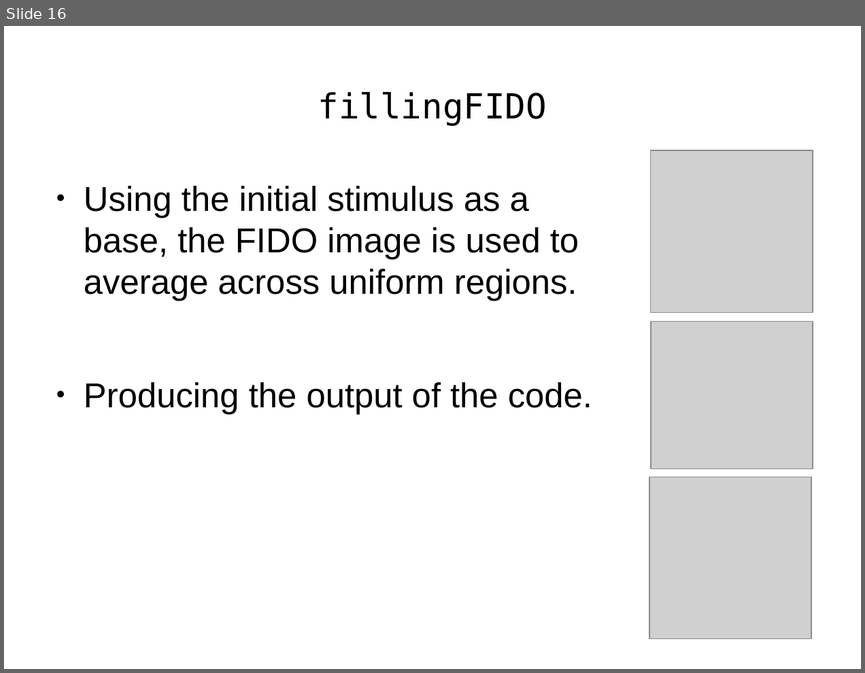
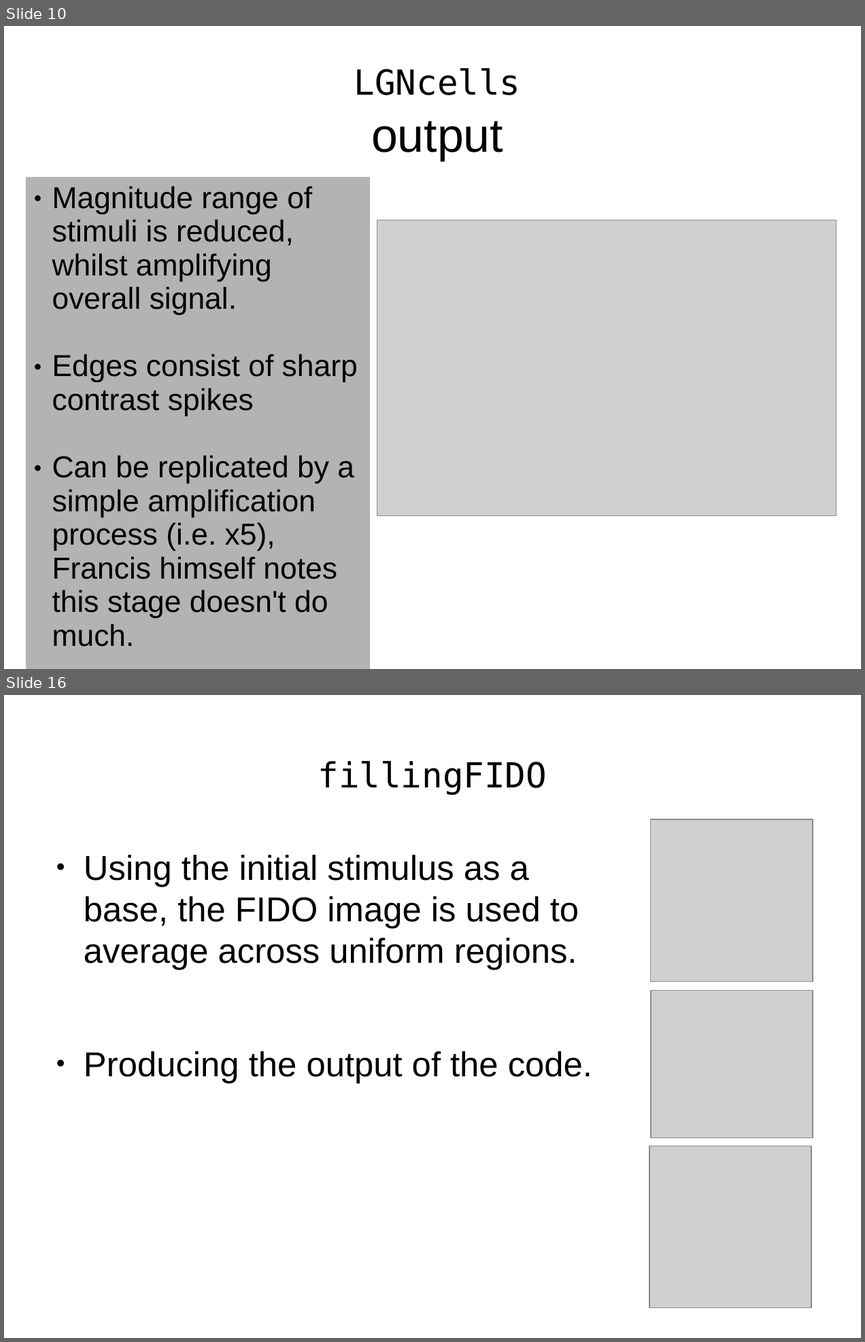
Before and after one commit to TUBvision/contAdapt_francis, a slide deck: Presentation_of_Model.odp. Shown one above the other, each under a label of ours: slide 16 before the commit, slides 10 and 16 after it; the slides between them are not shown. The pictures are 865x673 and 865x1342 pixels, drawn with LibreOffice and Linux fonts; fonts in the diff are those of the drawing; grey boxes stand for pictures. Boxes give left, top, right and bottom in pixels: in the first picture for what was removed or moved away, otherwise in the second. Text is boxed around its words. In the diff, an @@ line names an element or a change of style, - is before the commit and + after.

Commit message:
Change 2D views in slide show to Crosses Stimuli

```diff
--- a/Presentation_of_Model.odp
+++ b/Presentation_of_Model.odp
@@ slide 10 added at (4, 26, 861, 669), background #FFFFFF @@
@@ title added at (354, 68, 521, 161), 32 pt, text #000000 @@
+LGNcells output
@@ table added at (26, 177, 369, 656), 1 rows, 1 columns @@
+Magnitude range of stimuli is reduced, whilst amplifying overall signal. / Edges consist of sharp contrast spikes / Can be replicated by a simple amplification process (i.e. x5), Francis himself notes this stage doesn't do much.
@@ picture added at (377, 220, 836, 516) @@
```
Also in this commit, not shown: 9 slides changed, 1 other slide added, 1 slide removed.
